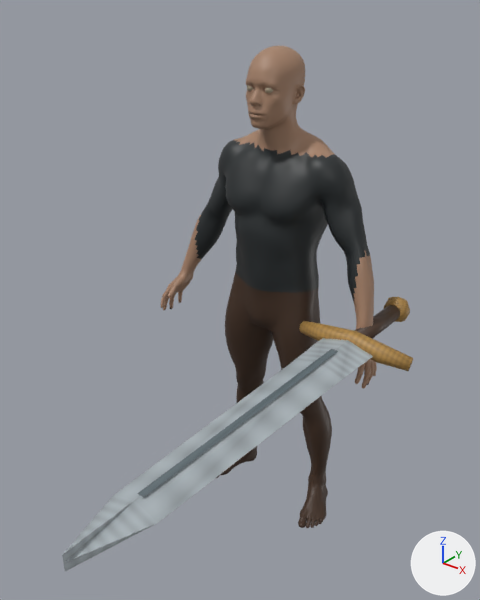
Before and after pictures for a commit that changed the Blender file assets/characters/basic-player/basic-player.blend.
One viewpoint serves both versions: a 50 mm camera at (1.45, -2.06, 2.22) aimed at (0.11, -0.4, 1.18). Every picture has the same lights, and +X, +Y and +Z are marked at lower right. The older version comes first.

Before the edit, the objects in view are built like this:
```python
me_swordsmanmesh = bpy.data.meshes.new('SwordsmanMesh')
me_swordsmanmesh.from_pydata(...)  # 11804 vertices, 11781 faces; spans x -0.52..0.68, y -1.46..0.21, z 0.0..2.0
me_swordsmanmesh.materials.append(mat_swordsmanmaterial)  # picture img_swordsmancolour
ob_swordsman = bpy.data.objects.new('Swordsman', me_swordsmanmesh)
ob_swordsman.location = (0.0, 0.0, 0.0)
```
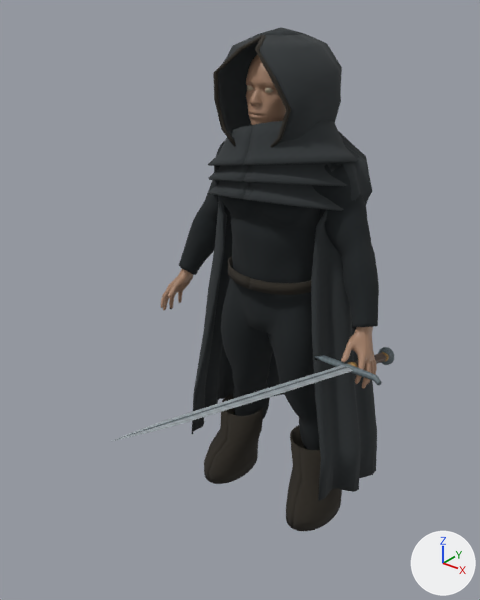
Location of each change, (x1, y1, x2, y2) in pixels of the pictures (480 x 600 px; the box of a moved part takes in the faces that stretch with it):
'HoodedCloak', added: after (179, 27, 379, 531)
'Swordsman', reshaped: before (62, 46, 413, 571); after (110, 54, 394, 442)
part 1 of me_swordsmanmesh, added: after (378, 347, 394, 365)
part 2 of me_swordsmanmesh, added: after (110, 366, 353, 442)
part 3 of me_swordsmanmesh, added: after (314, 355, 382, 385)
part 4 of me_swordsmanmesh, deleted: before (137, 349, 338, 497)
part 5 of me_swordsmanmesh, moved or reshaped: before (62, 297, 413, 571); after (347, 352, 389, 367)

The change, as a list of edits to the scene's bpy script:
```text
Add img_wovencharcoal:
    img_wovencharcoal = load_image('WovenCharcoal', '_unpacked/WovenCharcoal', 256, 256, 'sRGB')
Add mat_charcoalcloth:
    mat_charcoalcloth = principled_material('CharcoalCloth')
    mat_charcoalcloth.texture = img_wovencharcoal
    mat_charcoalcloth.roughness = 1.0
Change me_swordsmanmesh:
    used by ob_swordsman; location = (0.0, 0.0, 0.0)
    remove me_swordsmanmesh.from_pydata(...)  # 11804 vertices, 11781 faces; spans x -0.52..0.68, y -1.46..0.21, z 0.0..2.0
    add me_swordsmanmesh.from_pydata(...)  # 11939 vertices, 11903 faces; spans x -0.52..0.6, y -1.3..0.13, z 0.0..2.0
    me_swordsmanmesh part 1: a new loose piece of 84 vertices spanning x 0.42..0.5, y 0.09..0.13, z 0.81..0.88, in mat_swordsmanmaterial (picture img_swordsmancolour)
    me_swordsmanmesh part 2: a new loose piece of 61 vertices spanning x 0.43..0.49, y -1.3..-0.21, z 0.94..1.27, in mat_swordsmanmaterial (picture img_swordsmancolour)
    me_swordsmanmesh part 3: a new loose piece of 40 vertices spanning x 0.32..0.6, y -0.22..-0.18, z 0.92..0.95, in mat_swordsmanmaterial (picture img_swordsmancolour)
    me_swordsmanmesh part 4: the loose piece of 4 vertices spanning x 0.44..0.47, y -1.22..-0.3, z 1.06 is deleted
    me_swordsmanmesh part 5
    50 vertices are removed from x 0.24..0.68, y -1.46..-0.14, z 0.99..1.08
    71 faces are deleted
    76 vertices move from x 0.23..0.51, y -0.19..0.21, z 0.98..1.09 to x 0.44..0.48, y -0.19..0.09, z 0.83..0.95
    4 vertices are added at (0.48, -0.19, 0.93), (0.45, -0.19, 0.92), (0.46, -0.19, 0.92), (0.47, -0.19, 0.92)
    25 new faces join them, smooth
Add me_hoodedcloakmesh:
    me_hoodedcloakmesh.from_pydata(...)  # 9328 vertices, 9296 faces; spans x -0.48..0.48, y -0.24..0.42, z 0.01..2.06
    me_hoodedcloakmesh.polygons.foreach_set('use_smooth', [True] * 9296)
    me_hoodedcloakmesh.materials.append(mat_charcoalcloth)  # picture img_wovencharcoal
Add ob_hoodedcloak:
    ob_hoodedcloak = bpy.data.objects.new('HoodedCloak', me_hoodedcloakmesh)
    ob_hoodedcloak.location = (0.0, 0.0, 0.0)
```
